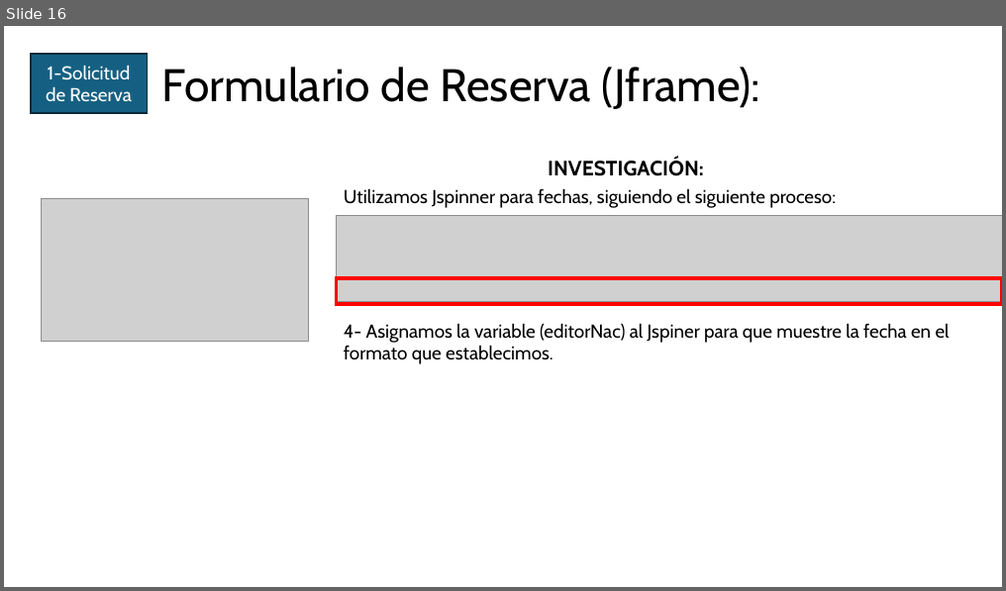
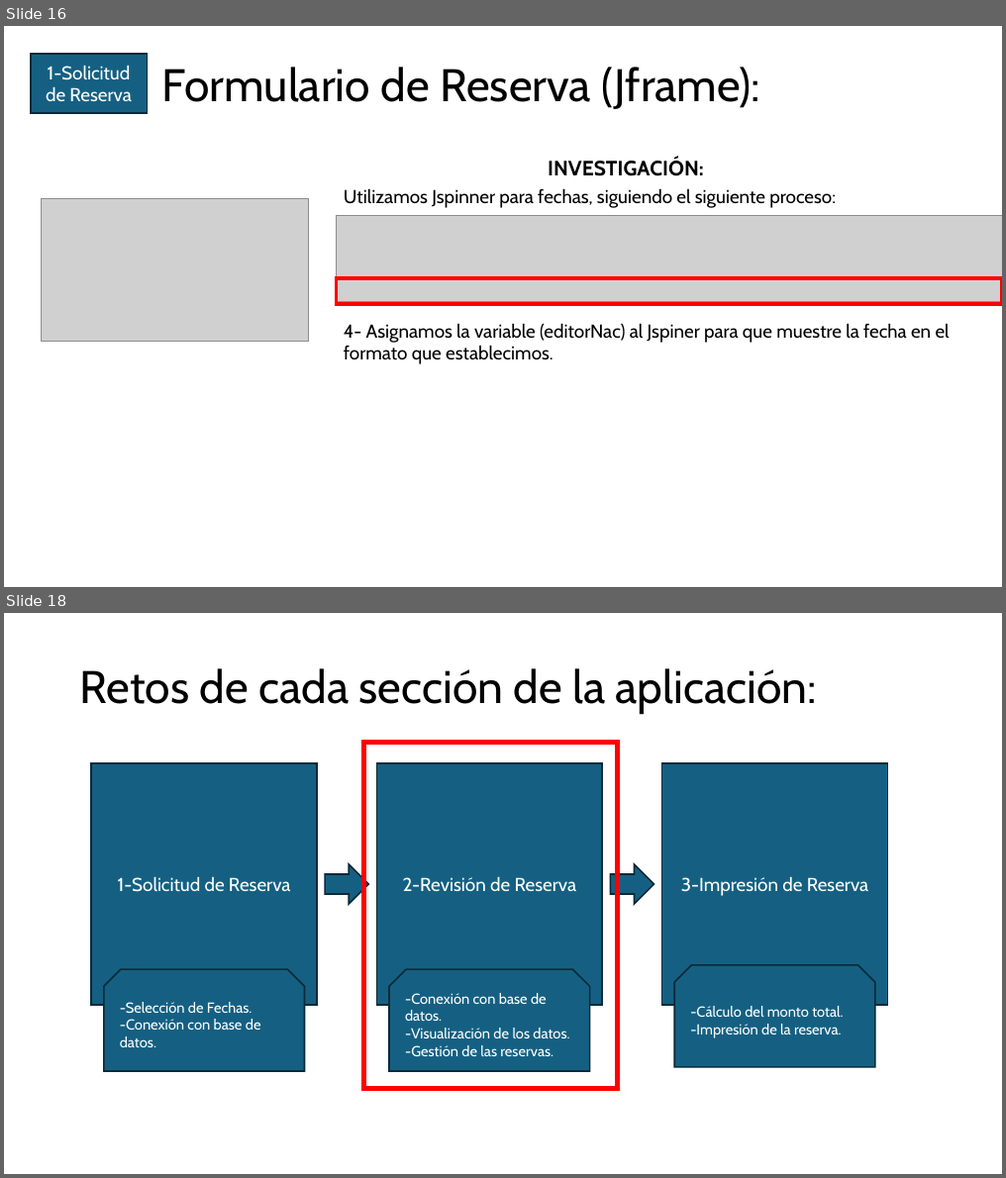
Before and after one commit to oscarloria/EcoAnaApp, a slide deck: ECOANA.pptx. Shown one above the other, each under a label of ours: slide 16 before the commit, slides 16 and 18 after it; the slides between them are not shown. The pictures are 1006x591 and 1006x1178 pixels, drawn with LibreOffice and Linux fonts; fonts in the diff are those of the drawing; grey boxes stand for pictures. Boxes give left, top, right and bottom in pixels: in the first picture for what was removed or moved away, otherwise in the second. Text is boxed around its words. In the diff, an @@ line names an element or a change of style, - is before the commit and + after.

```diff
--- a/ECOANA.pptx
+++ b/ECOANA.pptx
@@ slide 18 added at (4, 613, 1002, 1174), background #FFFFFF @@
@@ title added at (80, 668, 817, 714), 44 pt, text #000000 @@
+Retos de cada sección de la aplicación:
@@ rectangle added at (364, 743, 618, 1089), outline #FF0000 4.5 pt @@
@@ rectangle added at (91, 763, 317, 1004), fill #156082, outline #092A39 1.5 pt, 18 pt, text #FFFFFF @@
+1-Solicitud de Reserva
@@ rectangle added at (377, 763, 602, 1004), fill #156082, outline #092A39 1.5 pt, 18 pt, text #FFFFFF @@
+2-Revisión de Reserva
@@ rectangle added at (662, 763, 887, 1004), fill #156082, outline #092A39 1.5 pt, 18 pt, text #FFFFFF @@
+3-Impresión de Reserva
@@ right arrow added at (325, 864, 368, 904), fill #156082, outline #092A39 1.5 pt @@
@@ right arrow added at (611, 864, 653, 904), fill #156082, outline #092A39 1.5 pt @@
@@ snip same rect added at (675, 965, 875, 1067), fill #156082, outline #092A39 1.5 pt, 14 pt, text #FFFFFF @@
+-Cálculo del monto total.
+-Impresión de la reserva.
@@ snip same rect added at (104, 969, 304, 1071), fill #156082, outline #092A39 1.5 pt, 14 pt, text #FFFFFF @@
+-Selección de Fechas.
+-Conexión con base de datos.
@@ snip same rect added at (389, 969, 590, 1071), fill #156082, outline #092A39 1.5 pt, 14 pt, text #FFFFFF @@
+-Conexión con base de datos.
+-Visualización de los datos.
+-Gestión de las reservas.
```
Also in this commit, not shown: 2 slides changed, 1 other slide added, 1 slide removed, 7 other files.
